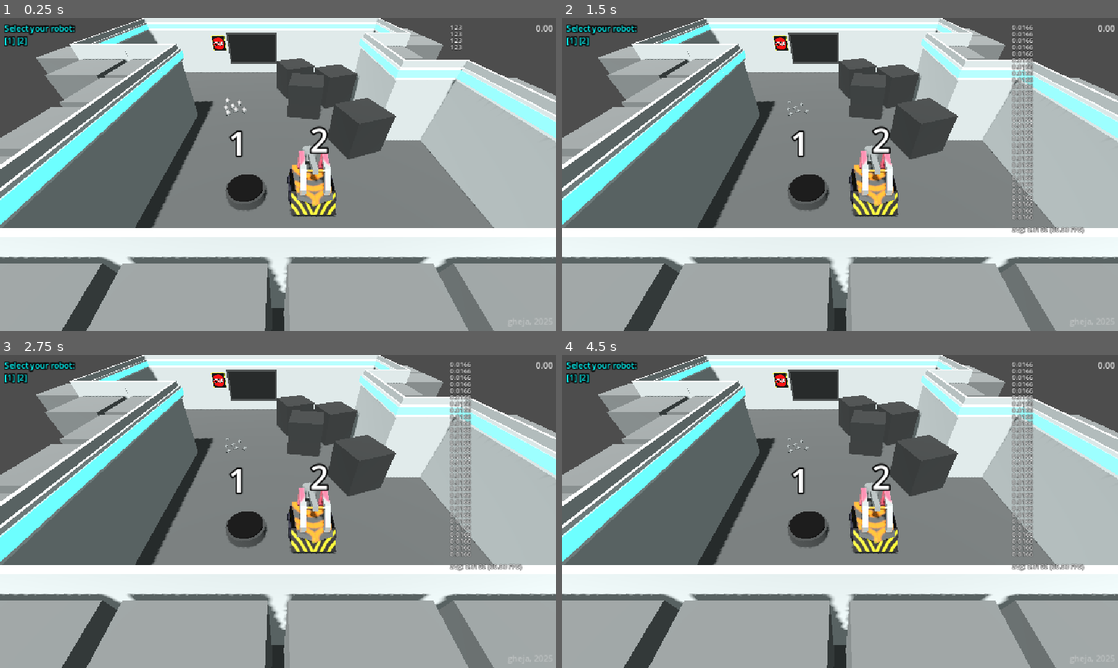
Above: before the commit, frames 1-4 (two rows, left to right).
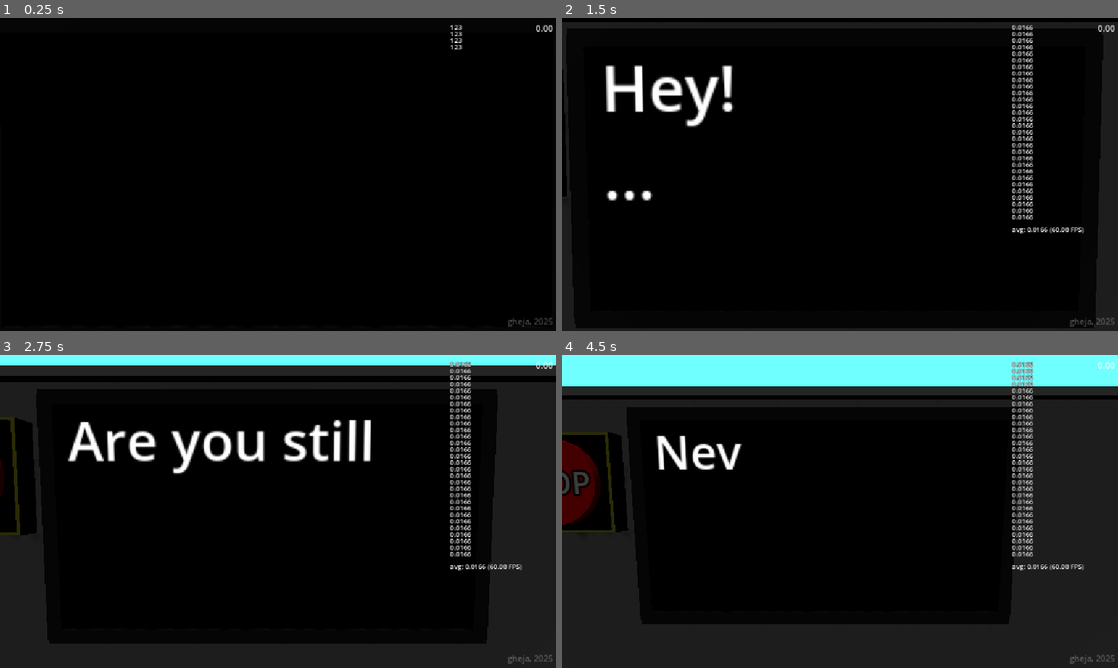
Above: after the commit, the same moments.

Repository: gheja/bot-loop
Game: Godot game, scene res://scenes/main_scene.tscn
Same seed, same stepped clock (60 frames per second), same inputs: the game is played once before the commit and once after it.
Inputs (mouse positions are in pixels of both pictures, inside the frame that each line leads up to):
- Up to frame 1 (0.25 s): no input
- Up to frame 2 (1.5 s): move the mouse to (962, 158) at 0.52 s; hold D (move_right) 0.53-1.28 s; tap E (action_primary) at 0.6, 1.35 s; move the mouse to (728, 190) at 1.27 s; hold S (move_down) from 1.28 s (still down)
- Up to frame 3 (2.75 s): move the mouse to (333, 442) at 2.02 s; release S (move_down) at 2.03 s; hold D (move_right) from 2.03 s (still down); tap E (action_primary) at 2.1 s
- Up to frame 4 (4.5 s): move the mouse to (812, 574) at 2.77 s; release D (move_right) at 2.78 s; hold W (move_up) 2.78-3.53 s; tap E (action_primary) at 2.85, 3.6, 4.35 s; move the mouse to (1006, 558) at 3.52 s; hold A (move_left) from 3.53 s (still down); move the mouse to (673, 464) at 4.27 s

The runs differ from the first frame. In frame 1, 100% of the frame differs, in the area x 0-100%, y 0-100%; in frame 2, 99%; in frame 3, 98%; in frame 4, 99%.

Commit message:
Updated level 2, altered level list

Diff:
--- a/src/scenes/level_2.tscn
+++ b/src/scenes/level_2.tscn
@@ -110,42 +110,45 @@
 [node name="ObjectBox" parent="LevelBase/LevelObjectContainer" index="30" instance=ExtResource("7_fldb1")]
 transform = Transform3D(0.934993, 0, 0.354666, 0, 1, 0, -0.354666, 0, 0.934993, 1.90161, 0, -3.80222)
 
-[node name="ObjectBox4" parent="LevelBase/LevelObjectContainer" index="31" instance=ExtResource("7_fldb1")]
+[node name="ObjectBox5" parent="LevelBase/LevelObjectContainer" index="31" instance=ExtResource("7_fldb1")]
+transform = Transform3D(0.987061, 0, -0.160347, 0, 1, 0, 0.160347, 0, 0.987061, -4.11774, 0, -2.92322)
+
+[node name="ObjectBox4" parent="LevelBase/LevelObjectContainer" index="32" instance=ExtResource("7_fldb1")]
 transform = Transform3D(0.934993, 0, 0.354666, 0, 1, 0, -0.354666, 0, 0.934993, 4.04405, 0, 1.32809)
 
-[node name="ObjectBox2" parent="LevelBase/LevelObjectContainer" index="32" instance=ExtResource("7_fldb1")]
+[node name="ObjectBox2" parent="LevelBase/LevelObjectContainer" index="33" instance=ExtResource("7_fldb1")]
 transform = Transform3D(0.985879, 0, -0.167457, 0, 0.999999, 0, 0.167457, 0, 0.985879, 2.30167, 0, -1.47178)
 
-[node name="ObjectBox3" parent="LevelBase/LevelObjectContainer" index="33" instance=ExtResource("7_fldb1")]
+[node name="ObjectBox3" parent="LevelBase/LevelObjectContainer" index="34" instance=ExtResource("7_fldb1")]
 transform = Transform3D(0.937525, 0, 0.347917, 0, 0.999999, 0, -0.347917, 0, 0.937525, 3.82475, 0, -2.6959)
 
-[node name="ObjectTrap" parent="LevelBase/LevelObjectContainer" index="34" instance=ExtResource("8_6cvei")]
+[node name="ObjectTrap" parent="LevelBase/LevelObjectContainer" index="35" instance=ExtResource("8_6cvei")]
 transform = Transform3D(1, 0, 0, 0, 1, 0, 0, 0, 1, -1.68359, 0, -2.27296)
 
-[node name="ObjectTrap2" parent="LevelBase/LevelObjectContainer" index="35" instance=ExtResource("8_6cvei")]
+[node name="ObjectTrap2" parent="LevelBase/LevelObjectContainer" index="36" instance=ExtResource("8_6cvei")]
 transform = Transform3D(1, 0, 0, 0, 1, 0, 0, 0, 1, -0.685376, 0, -1.27475)
 
-[node name="ObjectTrap3" parent="LevelBase/LevelObjectContainer" index="36" instance=ExtResource("8_6cvei")]
+[node name="ObjectTrap3" parent="LevelBase/LevelObjectContainer" index="37" instance=ExtResource("8_6cvei")]
 transform = Transform3D(1, 0, 0, 0, 1, 0, 0, 0, 1, -1.30983, 0, -1.68243)
 
-[node name="ObjectTrap4" parent="LevelBase/LevelObjectContainer" index="37" instance=ExtResource("8_6cvei")]
+[node name="ObjectTrap4" parent="LevelBase/LevelObjectContainer" index="38" instance=ExtResource("8_6cvei")]
 transform = Transform3D(1, 0, 0, 0, 1, 0, 0, 0, 1, -1.02172, 0, -2.03654)
 
-[node name="ObjectTrap5" parent="LevelBase/LevelObjectContainer" index="38" instance=ExtResource("8_6cvei")]
+[node name="ObjectTrap5" parent="LevelBase/LevelObjectContainer" index="39" instance=ExtResource("8_6cvei")]
 transform = Transform3D(0.999999, 0, 0, 0, 0.999999, 0, 0, 0, 0.999999, -1.09811, 0, -1.3066)
 
-[node name="ObjectTrap6" parent="LevelBase/LevelObjectContainer" index="39" instance=ExtResource("8_6cvei")]
+[node name="ObjectTrap6" parent="LevelBase/LevelObjectContainer" index="40" instance=ExtResource("8_6cvei")]
 transform = Transform3D(0.999999, 0, 0, 0, 0.999999, 0, 0, 0, 0.999999, -1.61798, 0, -1.50366)
 
-[node name="ObjectTrap7" parent="LevelBase/LevelObjectContainer" index="40" instance=ExtResource("8_6cvei")]
+[node name="ObjectTrap7" parent="LevelBase/LevelObjectContainer" index="41" instance=ExtResource("8_6cvei")]
 transform = Transform3D(0.999999, 0, 0, 0, 0.999999, 0, 0, 0, 0.999999, -1.43438, 2.37993e-07, -1.012)
 
 [node name="PlayerCharacterRoomba" parent="LevelBase/PlayerObjectContainer" index="0" instance=ExtResource("9_que50")]
-transform = Transform3D(1, 0, 0, 0, 1, 0, 0, 0, 1, 0, 0, 3.99285)
+transform = Transform3D(1, 0, 0, 0, 1, 0, 0, 0, 1, 1.99643, 0, 3.99285)
+player_index = 2
+
+[node name="PlayerCharacterBotHammer" parent="LevelBase/PlayerObjectContainer" index="1" instance=ExtResource("8_guvtl")]
+transform = Transform3D(0.999999, 0, 0, 0, 0.999999, 0, 0, 0, 0.999999, -0.998209, 0.1, 3.99285)
 player_index = 1
 
-[node name="PlayerCharacterBotHammer" parent="LevelBase/PlayerObjectContainer" index="1" instance=ExtResource("8_guvtl")]
-transform = Transform3D(0.999999, 0, 0, 0, 0.999999, 0, 0, 0, 0.999999, 1.99643, 0.1, 3.99285)
-player_index = 2
-
 [editable path="LevelBase"]
--- a/src/scenes/main_scene.tscn
+++ b/src/scenes/main_scene.tscn
@@ -140,7 +140,7 @@
 
 [node name="MainScene" type="Node3D"]
 script = ExtResource("1_7ykc4")
-level_list = Array[PackedScene]([ExtResource("2_gubc5"), ExtResource("3_7ykc4"), ExtResource("3_pu3yx")])
+level_list = Array[PackedScene]([ExtResource("3_7ykc4"), ExtResource("2_gubc5"), ExtResource("3_pu3yx")])
 
 [node name="WorldEnvironment" type="WorldEnvironment" parent="."]
 environment = SubResource("Environment_w2twt")
